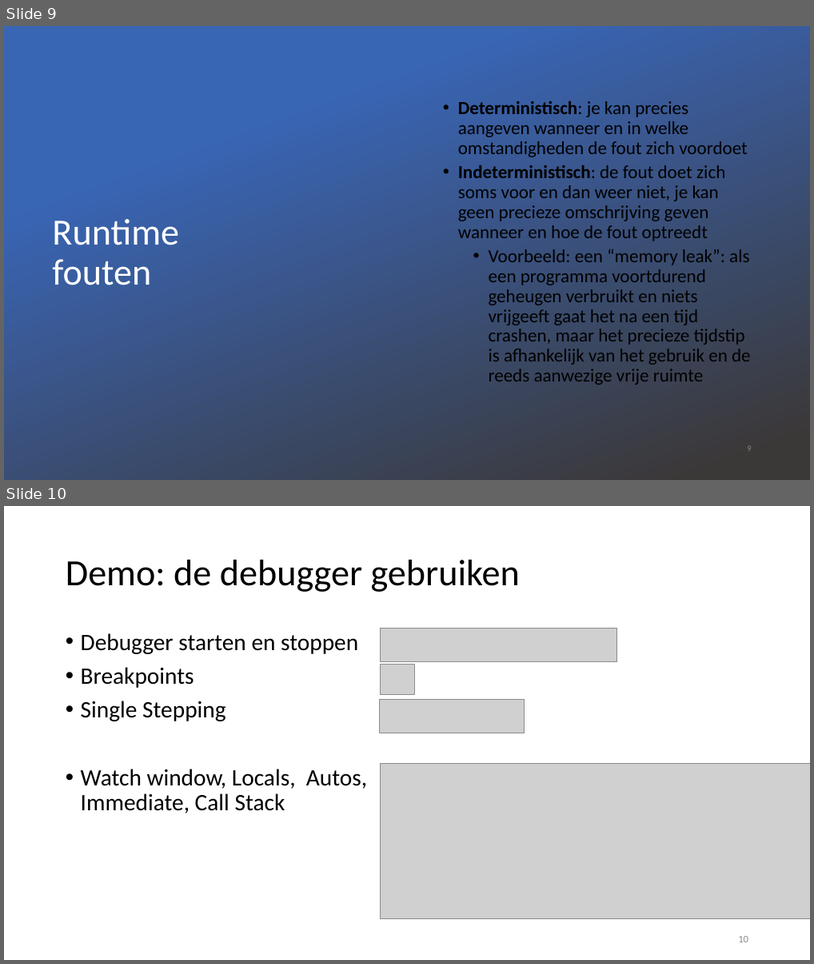
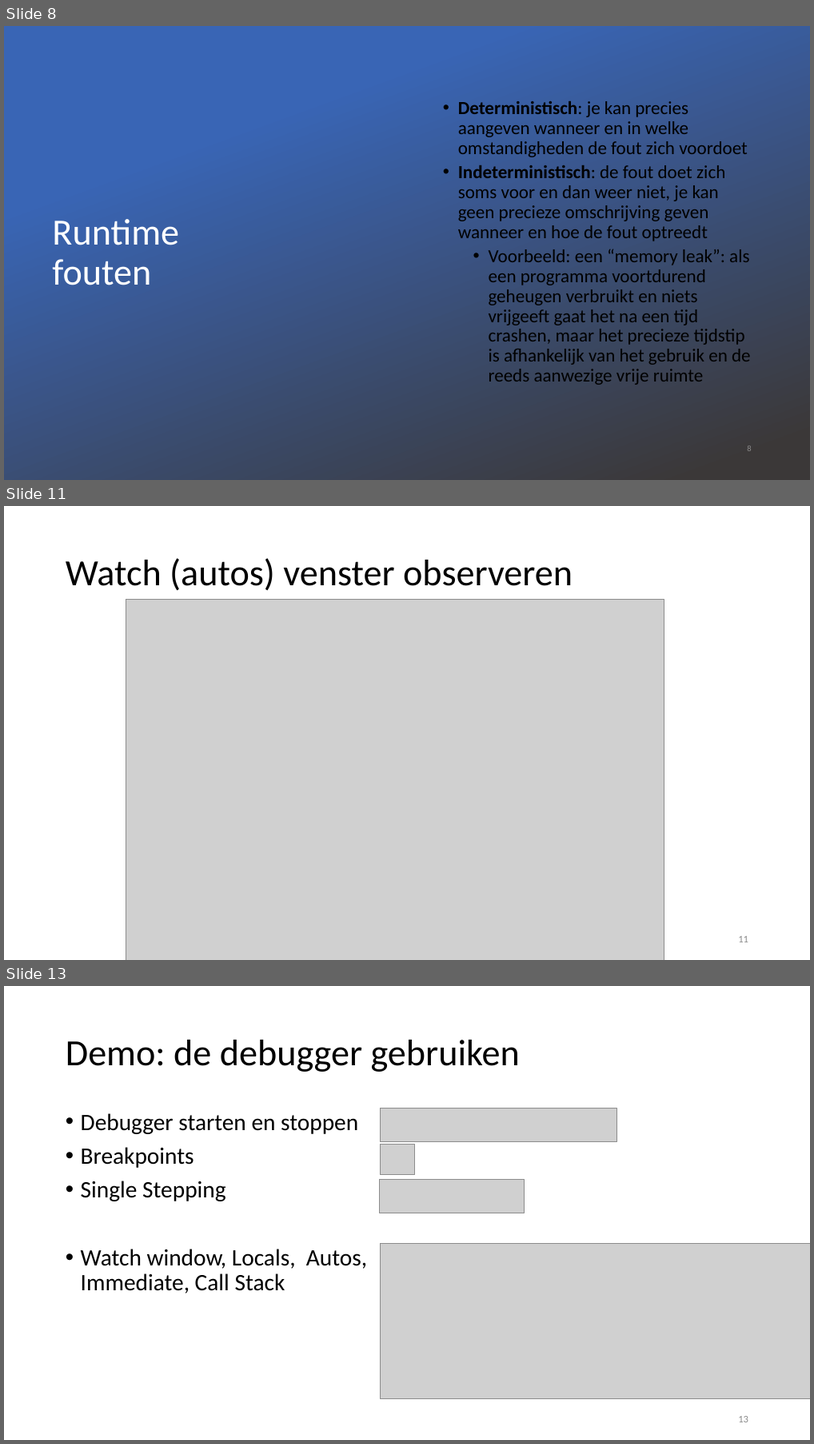
Before and after one commit to v-nys/cursusprogrammeren, a slide deck: _SLIDES/DEEL1/H3/7_Debuggen.pptx. Shown one above the other, each under a label of ours: slides 9 and 10 before the commit, slides 8, 11 and 13 after it; the slides between them are not shown. The pictures are 814x964 and 814x1444 pixels, drawn with LibreOffice and Linux fonts; fonts in the diff are those of the drawing; grey boxes stand for pictures; background and template pictures are left out. Boxes give left, top, right and bottom in pixels: in the first picture for what was removed or moved away, otherwise in the second. Text is boxed around its words. In the diff, an @@ line names an element or a change of style, - is before the commit and + after.

```diff
--- a/_SLIDES/DEEL1/H3/7_Debuggen.pptx
+++ b/_SLIDES/DEEL1/H3/7_Debuggen.pptx
@@ slide 11 added at (4,506,810,960), background #FFFFFF @@
@@ title added at (66,558,573,591), 44 pt, text #000000 @@
+Watch (autos) venster observeren
@@ picture added at (126,600,665,960) @@
@@ page number added at (738,936,749,942), 12 pt, text #8C8C8C @@
+11
@@ what was slide 9 is now slide 8 @@
@@ what was slide 10 is now slide 13 @@
@@ page number at (738,1416,749,1422): text changed @@
-10
+13
```
Also in this commit, not shown: 1 slide changed, 3 other slides added, 1 slide removed, 1 other file.
